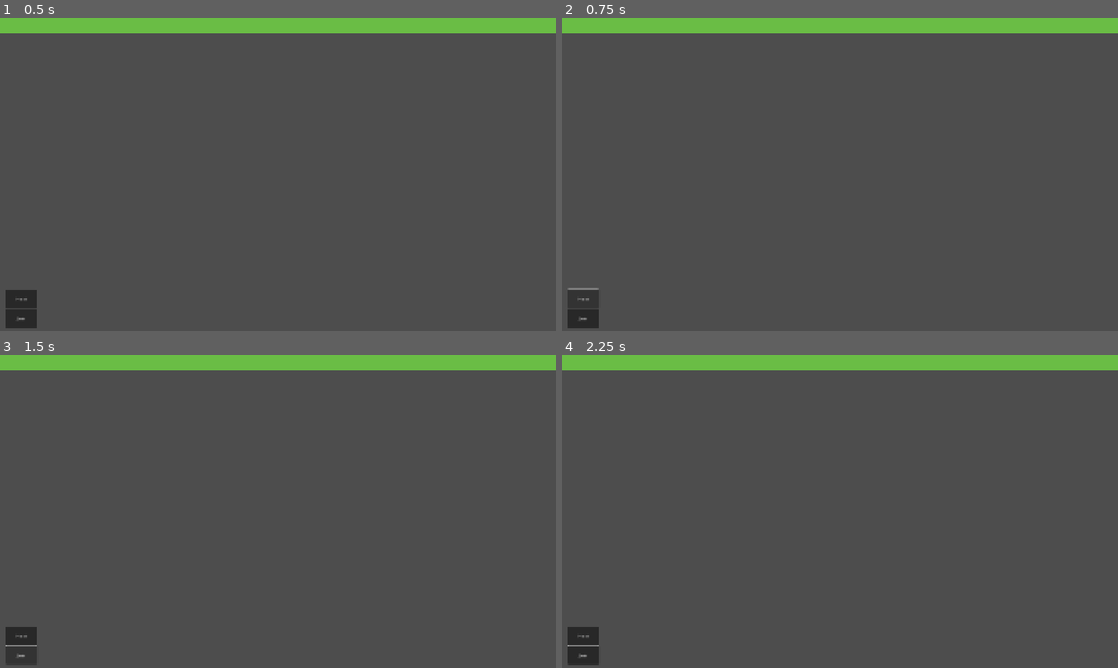
Above: before the commit, frames 1-4 (two rows, left to right).
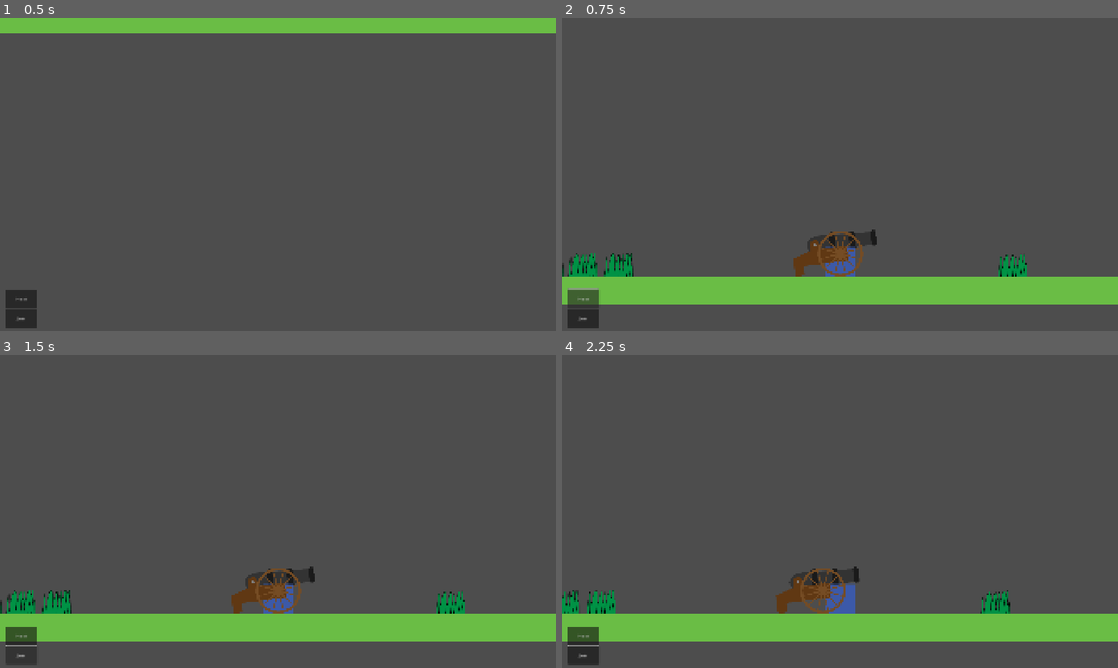
Above: after the commit, the same moments.

Repository: JasontreksC/CannonBall
Game: Godot game, scene res://Scene/Core/root.tscn
The game is run twice, just before and just after one commit, with the same random seed, the same clock (stepped at 60 frames per second) and the same inputs.
Inputs (mouse positions are in pixels of both pictures, inside the frame that each line leads up to):
- Up to frame 1 (0.5 s): no input
- Up to frame 2 (0.75 s): click "Host" at 0.5 s
- Up to frame 3 (1.5 s): click "Join" at 1.25 s
- Up to frame 4 (2.25 s): tap Enter at 2 s; move the mouse to (812, 574) at 2.02 s; hold D (right) from 2.03 s (still down); tap F (aim) at 2.1 s

Frame 1 is identical in both runs. In frame 2, 16% of the frame differs, in the area x 0-100%, y 0-92%; in frame 3, 16%; in frame 4, 16%.
Error before the commit: Parse Error: Identifier "isHost" not declared in the current scope. (res://Script/Object/player.gd:154)

Commit message:
refactor: 싱글톤 유틸 Parabola를 없애고 Field의 부속 유틸로 변경, 가눙 분리

Diff:
--- a/CannonBall/Scene/Core/field.tscn
+++ b/CannonBall/Scene/Core/field.tscn
@@ -1,8 +1,9 @@
-[gd_scene load_steps=5 format=3 uid="uid://cb2d8j7se8qb8"]
+[gd_scene load_steps=6 format=3 uid="uid://cb2d8j7se8qb8"]
 
 [ext_resource type="Script" uid="uid://byeb2onprcahd" path="res://Script/Core/field.gd" id="1_vv3bg"]
 [ext_resource type="Texture2D" uid="uid://d1g3x5rnwkgik" path="res://Asset/prototype_object/green_block.png" id="1_vywom"]
 [ext_resource type="Texture2D" uid="uid://dk1s8r2gpdtal" path="res://Asset/prototype_object/grass.png" id="3_dseh1"]
+[ext_resource type="Script" uid="uid://b6y06p8tr7jk0" path="res://Script/Util/parabola.gd" id="4_4kywg"]
 
 [sub_resource type="WorldBoundaryShape2D" id="WorldBoundaryShape2D_y0ibm"]
 
@@ -148,3 +149,6 @@
 [node name="Grass30" type="Sprite2D" parent="Environment"]
 position = Vector2(-3406, -79)
 texture = ExtResource("3_dseh1")
+
+[node name="Parabola" type="Node2D" parent="."]
+script = ExtResource("4_4kywg")
--- a/CannonBall/Scene/Object/player.tscn
+++ b/CannonBall/Scene/Object/player.tscn
@@ -1,9 +1,8 @@
-[gd_scene load_steps=7 format=3 uid="uid://ind02kvqyd3c"]
+[gd_scene load_steps=6 format=3 uid="uid://ind02kvqyd3c"]
 
 [ext_resource type="Script" uid="uid://38lyw030h1aq" path="res://Script/Object/player.gd" id="1_ui7ge"]
 [ext_resource type="Texture2D" uid="uid://xy3jc112vdim" path="res://Asset/prototype_object/blue_block.png" id="1_wgxxe"]
 [ext_resource type="PackedScene" uid="uid://dv453ijcwqcn6" path="res://Scene/Util/camera_moving_controller.tscn" id="2_o1tno"]
-[ext_resource type="PackedScene" uid="uid://csssoqjjrrj67" path="res://Scene/Object/cannon.tscn" id="3_tqskk"]
 
 [sub_resource type="RectangleShape2D" id="RectangleShape2D_wgxxe"]
 size = Vector2(100, 100)
@@ -16,7 +15,6 @@
 [node name="Player" type="CharacterBody2D"]
 script = ExtResource("1_ui7ge")
 psCMC = ExtResource("2_o1tno")
-psCannon = ExtResource("3_tqskk")
 
 [node name="Sprite2D" type="Sprite2D" parent="."]
 position = Vector2(0, -50)
--- a/CannonBall/Script/Core/root.gd
+++ b/CannonBall/Script/Core/root.gd
@@ -20,23 +20,27 @@
 	multiplayer.peer_connected.connect(_add_player)
 	_add_player()
 
+	SceneManager.currentScene = game
+
 func _add_player(id=1):
 	var player: Player = player_scene.instantiate()
 	player.name = str(id)
 	game.call_deferred("add_child", player)
-	MultiplaySystem.add_pool(player)
+	SceneManager.add_pool(player)
 
 # 참가 버튼 클릭 : 자신을 클라이언트로 만들고 135번 포트의 로컬 호스트에 접속한다.
 func _on_bt_join_pressed() -> void:
 	peer.create_client("localhost", 135)
 	multiplayer.multiplayer_peer = peer
 
-# MultiplaySystem 싱글톤이 관리하는 객체 풀에다가 멀티플레이 동기화로 스폰된 객체 인스턴스를 저장한다.
+	SceneManager.currentScene = game
+
+# SceneManager 싱글톤이 관리하는 객체 풀에다가 멀티플레이 동기화로 스폰된 객체 인스턴스를 저장한다.
 # 멀티플레이 객체가 서버에서 생성되면, 클라이엔트에게도 똑같은 모습으로 생성되어야 한다.
 # 서버에서는 객체가 직접 생성되는 반면, 클라 측은 MultiplayerSpawner에 의해 원격으로 생성된다.
 # 즉 이 함수는 자동 스폰과 함께 발동하는 이벤트이다.
 func _on_multiplayer_spawner_spawned(node: Node) -> void:
-	MultiplaySystem.add_pool(node)
+	SceneManager.add_pool(node)
 
 func _ready() -> void:
 	# 만원경 SubViewport UI의 월드를 동기화
@@ -47,8 +51,8 @@
 
 	# 싱글톤 객체들이 가지고 있어야 하는 참조를 전달한다.
 	UIManager.uiTelescope = self.uiTelescope
-	MultiplaySystem.gameWorld = game
-	MultiplaySystem.mtpSpawner = mtpSpawner
+	SceneManager.currentScene = game
+	SceneManager.mtpSpawner = mtpSpawner
 
 
 func _process(delta: float) -> void:
--- a/CannonBall/Script/Object/cannon.gd
+++ b/CannonBall/Script/Object/cannon.gd
@@ -51,10 +51,10 @@
 
 	if multiplayer.is_server():
 		global_position = field.get_spawn_spot("p1")
+		scale.x = 0.3
 	else:
 		global_position = field.get_spawn_spot("p2")
-
-
+		scale.x = -0.3
 
 	prevPosX = global_position.x
 
@@ -158,4 +158,4 @@
 func on_exit_Fire():
 	pass
 func on_entry_Fire():
-	ShellingSystem.start_shelling(ac.get_breech_pos(), ac.get_aimed_theta(), ac.V0)
+	field.start_shelling(ac.get_breech_pos(), ac.get_aimed_theta(), ac.V0)
--- a/CannonBall/Script/Object/player.gd
+++ b/CannonBall/Script/Object/player.gd
@@ -10,7 +10,6 @@
 var stateMachine: StateMachine = StateMachine.new()
 
 @export var psCMC: PackedScene
-@export var psCannon: PackedScene
 
 @onready var rcFloor: RayCast2D = $RayCast2D
 @onready var nCamTargetDefault: Node2D = $CameraTarget_Default
@@ -24,7 +23,7 @@
 	if self.cannon:
 		return self.cannon
 	else:
-		self.cannon = MultiplaySystem.get_pool(name + "_" + "cannon")
+		self.cannon = SceneManager.get_pool(name + "_" + "cannon")
 		return self.cannon
 
 func _enter_tree() -> void:
@@ -41,7 +40,7 @@
 	## 대포 생성
 	#  서버에서 생성하기 위해 원격 함수 호출(클라->서버)
 	#  서버의 경우 직접 호출
-	MultiplaySystem.rpc("spawn_scene", psCannon.resource_path, self.name, "cannon")
+	SceneManager.rpc("spawn_scene", "res://Scene/Object/cannon.tscn", self.name, "cannon")
 
 	# 카메라 무빙 컨트롤러 생성
 	cmc = psCMC.instantiate()
@@ -150,12 +149,6 @@
 	position.y = collisionPoint.y
 
 	if cannon:
-		# 플레이어가 호스트면 왼쪽 필드 사용, 대포는 오른쪽을 향함. 클라이언트는 반대
-		if not isHost:
-			cannon.scale.x = -0.3
-		else:
-			cannon.scale.x = 0.3
-
 		#대포의 상호작용구역 안에 들어왔음을 감지
 		var ia: Area2D = cannon.get_node("InteractionArea")
 		var intersects: Array = ia.get_overlapping_bodies()
--- a/CannonBall/Script/Util/aim_controller.gd
+++ b/CannonBall/Script/Util/aim_controller.gd
@@ -17,6 +17,7 @@
 # 이 노드들을 참조하는 이유는 위치 때문이다.
 @onready var breech: Node2D = $"../Body/Sprite_barrel/Breech"
 @onready var muzzel: Node2D = $"../Body/Sprite_barrel/Muzzel"
+@onready var field: Field = $"../../Field"
 
 # 포물선 운동 공식에 의해, 최소 사거리와 최대 사거리가 정해진다. 이것은 V0가 변하지 않는 이상 고정 값이다.
 # 다만 최근 조준한 위치까지의 사거리를 기억한다. 이것이 있어야 포신의 회전각이 나온다.
@@ -45,7 +46,7 @@
 
 # currentAimRange를 기반으로, 그 위치에 포탄이 도달하기 위한 발사각을 구한다. 반환값은 radian 값이다.
 func get_aimed_theta() -> float:
-	var theta = asin(ShellingSystem.G * currentAimRange / pow(V0, 2)) / 2
+	var theta = asin(SceneManager.G * currentAimRange / pow(V0, 2)) / 2
 	if multiplayer.is_server():
 		return theta
 	else:
@@ -53,6 +54,6 @@
 
 func _ready() -> void:
 	# 최대/최소 사거리 구하기
-	minAimRange = pow(V0, 2) * sin(2*deg_to_rad(abs(minAimAngle))) / ShellingSystem.G
-	maxAimRange = pow(V0, 2) * sin(2*deg_to_rad(abs(maxAimAngle))) / ShellingSystem.G
+	minAimRange = pow(V0, 2) * sin(2*deg_to_rad(abs(minAimAngle))) / SceneManager.G
+	maxAimRange = pow(V0, 2) * sin(2*deg_to_rad(abs(maxAimAngle))) / SceneManager.G
 	currentAimRange = minAimRange
--- a/CannonBall/Script/Util/parabola.gd
+++ b/CannonBall/Script/Util/parabola.gd
@@ -1,6 +1,40 @@
-extends Node
+extends Node2D
+class_name Parabola
 
-func parabolic_movement(object: Node2D, V0: float, G: float, theta: float, t: float) -> Array:
-	var x = V0 * cos(theta) * t
-	var y = V0 * sin(theta) * t - 0.5 * G * pow(t, 2)
-	return [x, -y]
+var pool: Dictionary[String, ParabolicObject]
+
+func start_parabola(name: String, target: Node2D, p0: Vector2, v0: float, theta0: float, timescale: float = 1):
+	if pool.has(name):
+		print(name, ": already started!")
+		return
+
+	var newPO = ParabolicObject.new()
+	newPO.target = target
+	newPO.p0 = p0
+	newPO.v0 = v0
+	newPO.theta0 = theta0
+	newPO.timescale = timescale
+	pool[name] = newPO
+
+func result_parabola(name: String, limitHeight: float, callback: Callable):
+	if pool.has(name):
+		var po: ParabolicObject = pool.get(name)
+		po.limitHeight = limitHeight
+		po.bind_landing_event(callback)
+
+func _physics_process(delta: float) -> void:
+	for po in pool.values():
+		po.t += delta * po.timescale
+		var x = po.v0 * cos(po.theta0) * po.t
+		var y = po.v0 * sin(po.theta0) * po.t - 0.5 * 980 * pow(po.t, 2)
+		y *= -1
+
+		if ((po.p0.y + y) - po.target.global_position.y) < 0:
+			po.isFalling = false
+		else:
+			po.isFalling = true
+
+		po.target.global_position = po.p0 + Vector2(x, y)
+
+		if po.isFalling and y >= po.limitHeight:
+			po.emit_signal("resultCall")
--- /dev/null
+++ b/CannonBall/Script/Util/parabolic_object.gd
@@ -0,0 +1,19 @@
+extends Node
+class_name ParabolicObject
+
+var target: Node2D = null
+var p0: Vector2 = Vector2.ZERO
+var v0: float = 0
+var theta0: float = 0
+var timescale: float = 1
+var t: float = 0
+
+var limitHeight: float = 0
+var isFalling: bool = false
+
+signal resultCall
+
+func bind_landing_event(callback: Callable, limitHeight: float = 0):
+	if not is_connected("resultCall", callback):
+		self.limitHeight = limitHeight
+		connect("resultCall", callback)
--- a/CannonBall/project.godot
+++ b/CannonBall/project.godot
@@ -16,10 +16,8 @@
 
 [autoload]
 
-Parabola="*res://Script/Util/parabola.gd"
 UIManager="*res://Script/Singleton/ui_manager.gd"
-ShellingSystem="*res://Script/Singleton/shelling_system.gd"
-MultiplaySystem="*res://Script/Singleton/multiplay_system.gd"
+SceneManager="*res://Script/Singleton/scene_manager.gd"
 
 [display]
 
Not shown, added: CannonBall/Script/Util/parabolic_object.gd.uid
